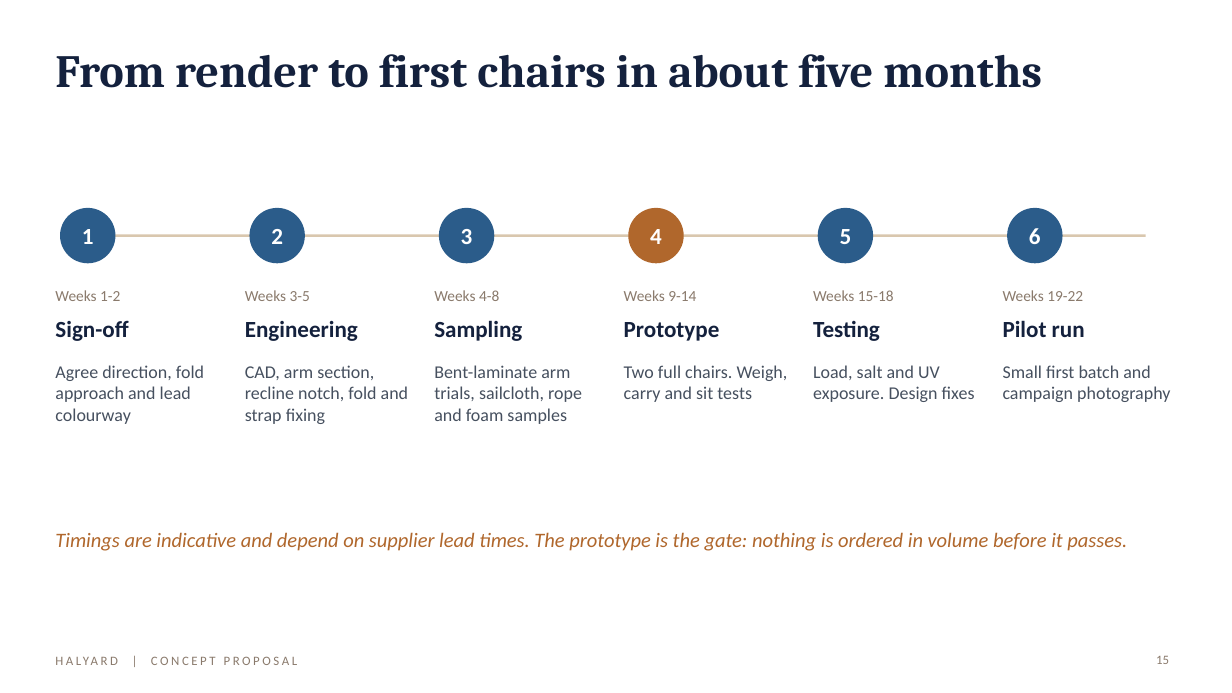
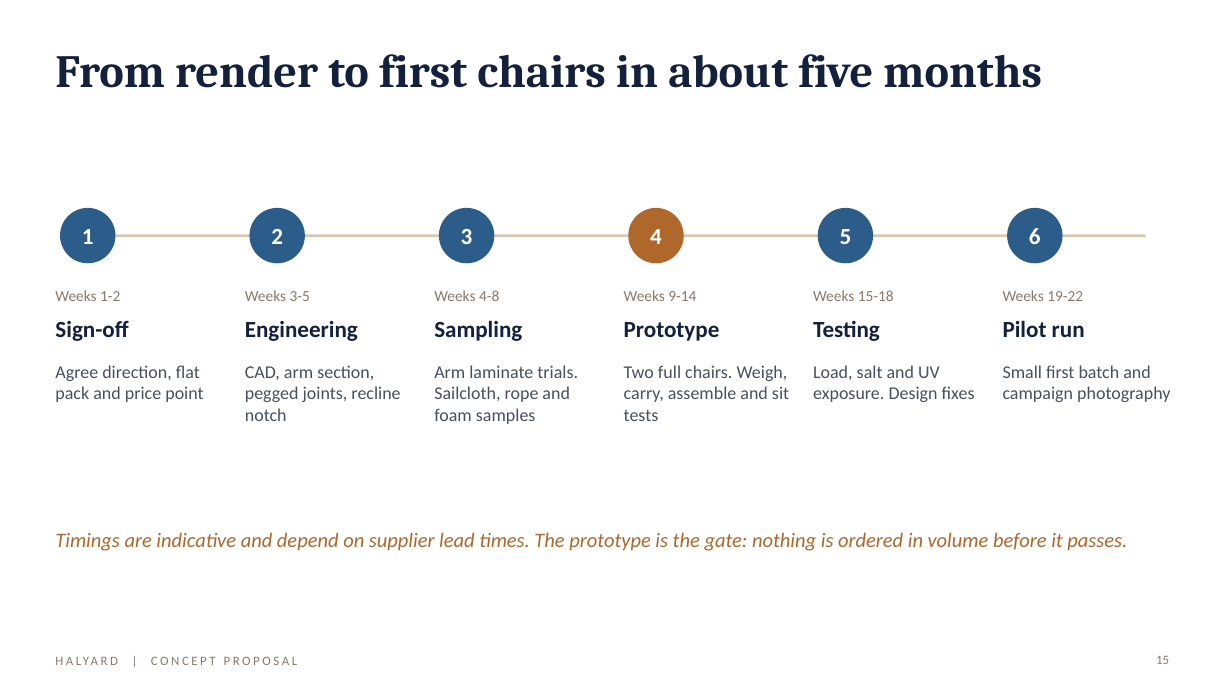
Before and after one commit to peterkaplan/hiking-games, a slide deck: slide 15 of beach-chair-render/Halyard-Beach-Club-Chair-Proposal.pptx. Drawn at 1232x693 pixels with LibreOffice and Linux fonts; fonts in the diff are those of the drawing. Boxes give left, top, right and bottom in pixels: in the first picture for what was removed or moved away, otherwise in the second. Text is boxed around its words. In the diff, an @@ line names an element or a change of style, - is before the commit and + after.

```diff
--- a/beach-chair-render/Halyard-Beach-Club-Chair-Proposal.pptx
+++ b/beach-chair-render/Halyard-Beach-Club-Chair-Proposal.pptx
@@ text at [55, 365, 203, 402]: text changed @@
-Agree direction, fold approach and lead colourway
+Agree direction, flat pack and price point
@@ text at [245, 365, 400, 421]: text changed @@
-CAD, arm section, recline notch, fold and strap fixing
+CAD, arm section, pegged joints, recline notch
@@ text at [434, 365, 578, 424]: text changed @@
-Bent-laminate arm trials, sailcloth, rope and foam samples
+Arm laminate trials. Sailcloth, rope and foam samples
@@ text at [624, 365, 789, 421]: text changed @@
-Two full chairs. Weigh, carry and sit tests
+Two full chairs. Weigh, carry, assemble and sit tests
```
Also in this commit, not shown: 13 other slides changed, 12 other files.
